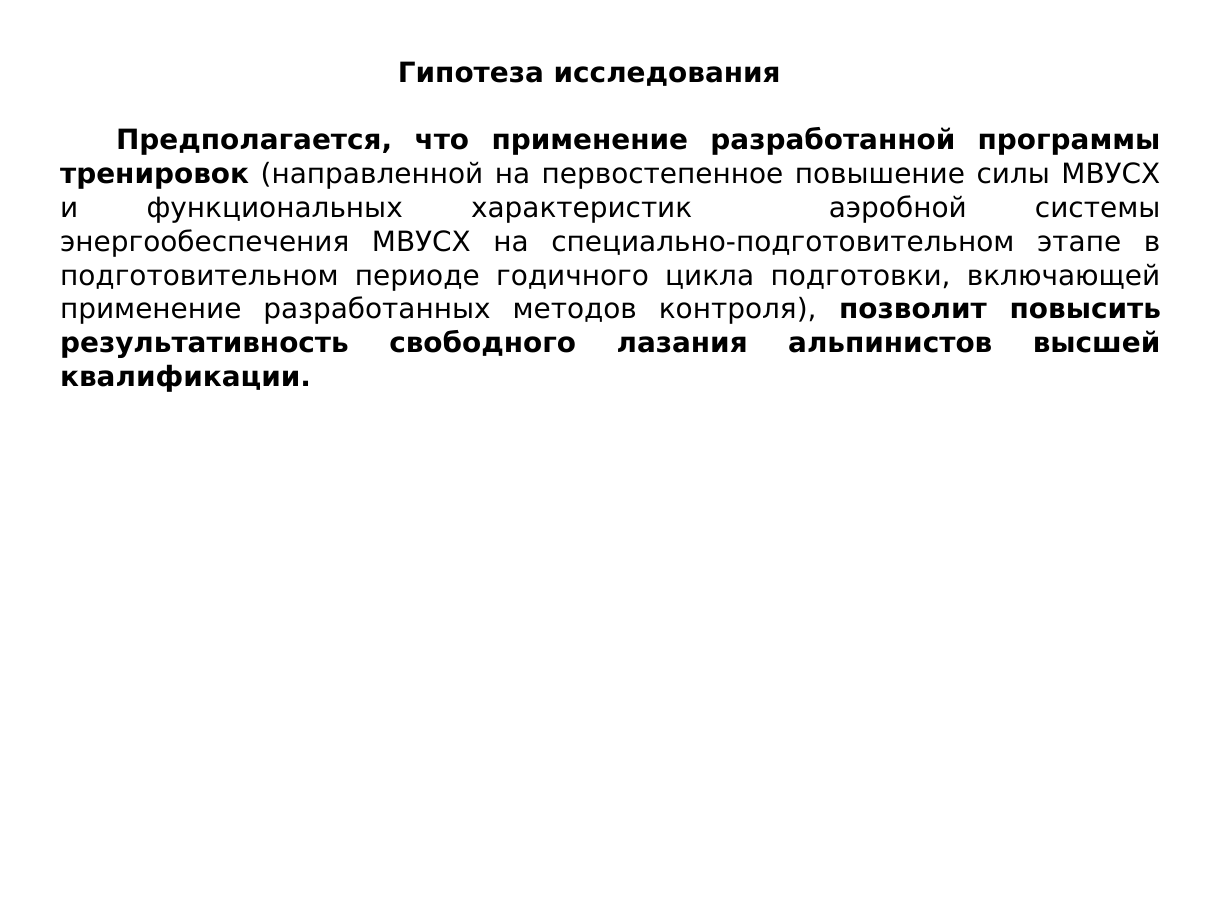
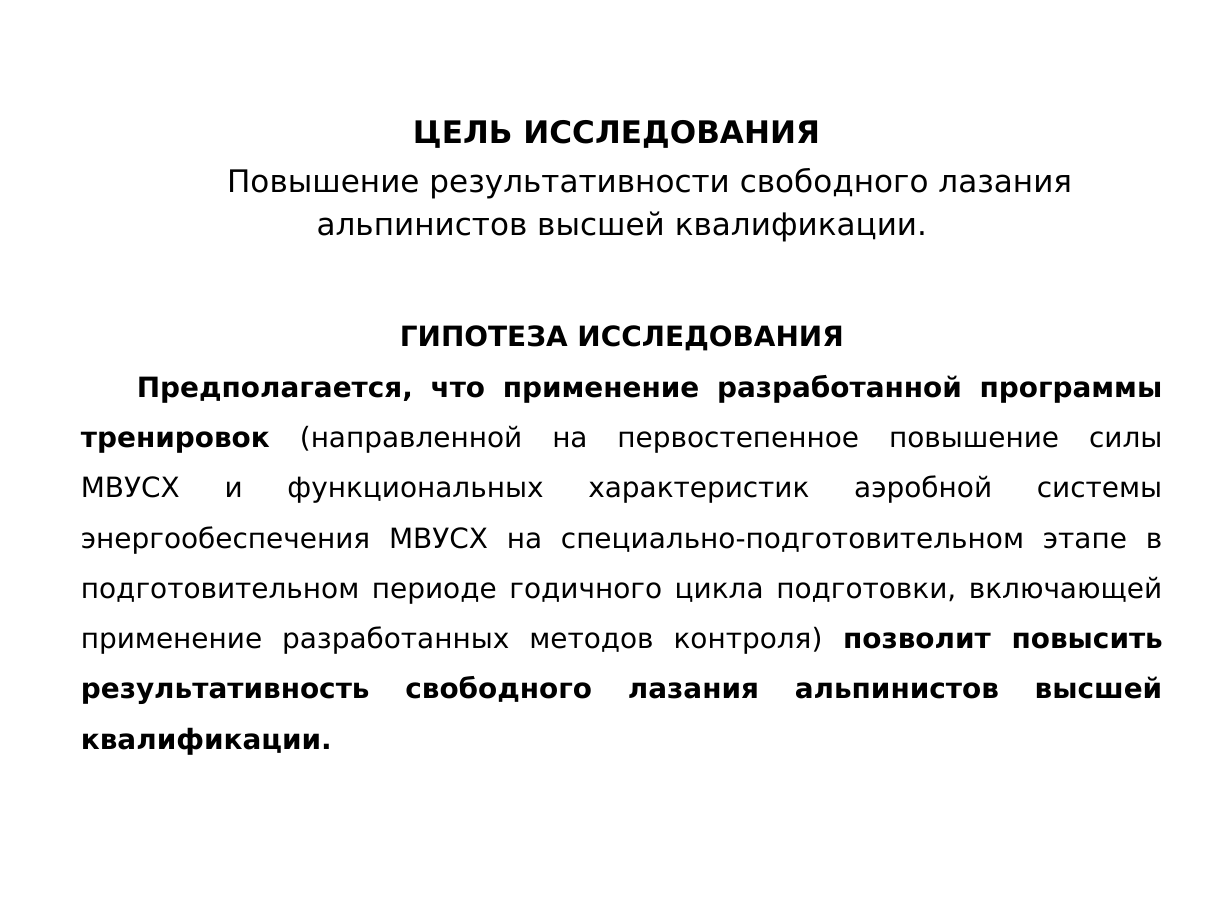
Before and after one commit to VlasenkoPavel/pv-repo, a slide deck: slide 4 of Prezent Vlasenko.ppt (slide 5 before the commit). Drawn at 1232x924 pixels with LibreOffice and Linux fonts; fonts in the diff are those of the drawing. Boxes give left, top, right and bottom in pixels: in the first picture for what was removed or moved away, otherwise in the second. Text is boxed around its words. In the diff, an @@ line names an element or a change of style, - is before the commit and + after.

```diff
--- a/Prezent Vlasenko.ppt
+++ b/Prezent Vlasenko.ppt
@@ text at <box>81,120,1163,704</box>: text changed @@
-Гипотеза исследования
-Предполагается, что применение разработанной программы тренировок (направленной на первостепенное повышение силы МВУСХ и функциональных характеристик аэробной системы энергообеспечения МВУСХ на специально-подготовительном этапе в подготовительном периоде годичного цикла подготовки, включающей применение разработанных методов контроля), позволит повысить результативность свободного лазания альпинистов высшей квалификации.
+ЦЕЛЬ ИССЛЕДОВАНИЯ
+Повышение результативности свободного лазания альпинистов высшей квалификации.
+ГИПОТЕЗА ИССЛЕДОВАНИЯ
+Предполагается, что применение разработанной программы тренировок (направленной на первостепенное повышение силы МВУСХ и функциональных характеристик аэробной системы энергообеспечения МВУСХ на специально-подготовительном этапе в подготовительном периоде годичного цикла подготовки, включающей применение разработанных методов контроля) позволит повысить результативность свободного лазания альпинистов высшей квалификации.
```
Also in this commit, not shown: 18 other slides changed, 6 slides added, 5 slides removed, 10 other files.
